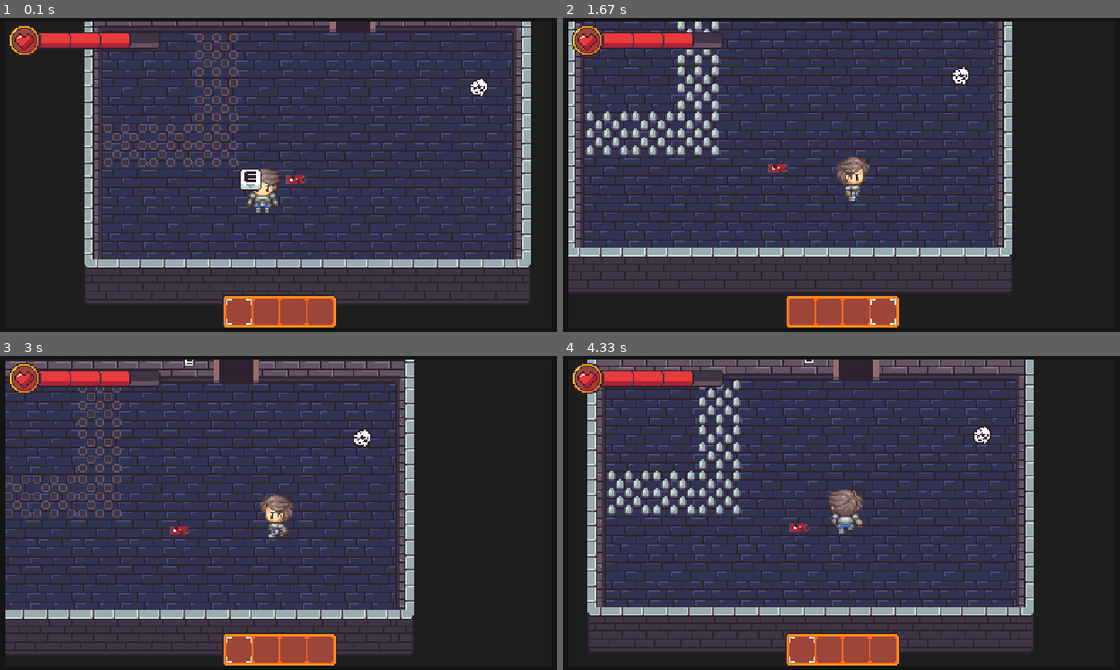
Above: before the commit, frames 1-4 (two rows, left to right).
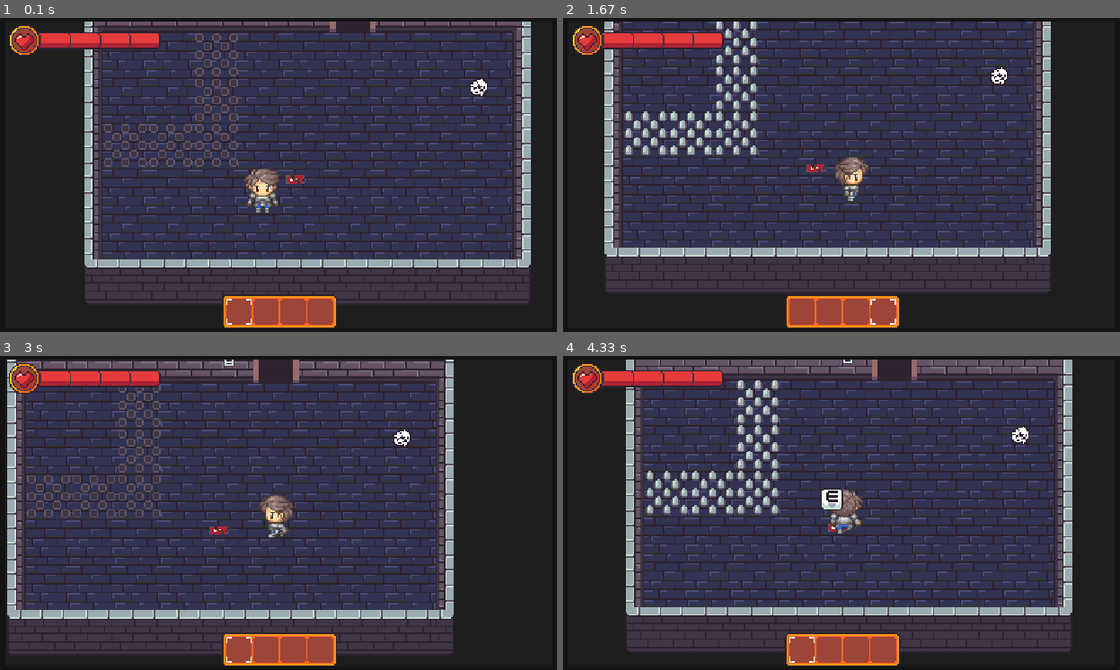
Above: after the commit, the same moments.

Repository: CyberSurge-Dev/PygameTesting
Game: pygame game, started from main.py
The game is run twice, just before and just after one commit, with the same random seed, the same clock (stepped at 60 frames per second) and the same inputs.
Inputs:
- Up to frame 1 (0.1 s): no input
- Up to frame 2 (1.67 s): hold I 0.33-0.8 s; hold D 0.33-0.8 s; hold I 0.83-1.3 s; hold D 0.83-1.3 s; tap 4 at 0.98 s; hold D from 1.33 s (still down)
- Up to frame 3 (3 s): release D at 1.8 s; hold W 1.83-2.13 s; tap 3 at 1.98 s; hold D 2.17-2.63 s; tap 4 at 2.32 s; hold A from 2.67 s (still down); tap 1 at 2.82 s
- Up to frame 4 (4.33 s): release A at 3.2 s; hold S 3.23-3.53 s; tap 3 at 3.38 s; hold A 3.57-3.97 s; tap 4 at 3.72 s; hold W from 4 s (still down); tap 1 at 4.15 s

The runs differ from the first frame. In frame 1, 0.5% of the frame differs, in the area x 23-47%, y 4-56%; in frame 2, 27%; in frame 3, 22%; in frame 4, 30%, in the area x 4-92%, y 1-94%.

Commit message:
Cleaned up the code a bit, added a screen tint for when menus are open, and started working on the new font renderer (WiP).

Diff:
--- a/data/rooms/hallway.json
+++ b/data/rooms/hallway.json
@@ -57,7 +57,7 @@
         "0;6" : {"id":"wall", "variant":8},
         "1;6" : {"id":"wall", "variant":9},
         "2;6" : {"id":"wall", "variant":9},
-        "3;6" : {"id":"wall", "variant":9},
+        "3;6" : {"id":"door", "variant":2, "meta": {"id":"0"}},
         "4;6" : {"id":"wall", "variant":9},
         "5;6" : {"id":"wall", "variant":9},
         "6;6" : {"id":"wall", "variant":9},
--- a/data/saves/test_save/rooms.json
+++ b/data/saves/test_save/rooms.json
@@ -8,6 +8,9 @@
         }
     },
     "1" : {
-        "room" : "hallway.json"
+        "room" : "hallway.json",
+        "doors" : {
+            "0" : "0"
+        }
     }
 }
--- a/main.py
+++ b/main.py
@@ -72,7 +72,7 @@
         self.scale = (self.sWidth / self.display.get_width(), self.sHeight / self.display.get_height())
         self.dPos = DisplayPositions((self.display.get_width(), self.display.get_height()))
 
-        self.gameManager = GameManager('data/saves/test_save', self.tilemap)
+        self.gameManager = GameManager('data/saves/test_save', self.tilemap, self)
         self.player = Player(self, (128, 128), (28, 28), self.gameManager)
 
         self.clock = pygame.time.Clock() # Create the game clock
--- a/scripts/assetMap.py
+++ b/scripts/assetMap.py
@@ -23,7 +23,7 @@
         'NaT' : Tile(load_image('tiles/not_a_tile.png')),
         'wall' : Tile(load_images('tiles/walls'), True),
         'floor' : Tile(load_images('tiles/floors')),
-        'note-wall' : InteractableTile(load_images('tiles/note_walls'), True, {}, show_text_box),
+        'note-wall' : InteractableTile(load_images('tiles/note_walls'), True, {}, show_text_box, collision_interactable=False),
         'door' : InteractableTile(load_images('tiles/doors'), False, {}, interactable=False, on_collision=set_room),
         'chest' : InteractableTile(load_images("tiles/")),
         'spikes' : InteractableTile(load_images('tiles/spikes'), False, {'tick':0, 'cooldown':0, 'spike-time':0, "damage":0, "offset":0}, interactable=False, on_collision=spike_damage, on_render=spike_tick, collision_interactable=False)
--- a/scripts/entities.py
+++ b/scripts/entities.py
@@ -33,6 +33,7 @@
         self.tilemap = self.game.tilemap
         self.exceptions = exceptions
         self.sprite = sprite # Can be a dictionary or just a pygame surface
+        self.stunned = False
 
         # Create a dictionary to store colisions, and velocity
         self.colisions = {
@@ -63,12 +64,14 @@
             'left': False,
             'right': False
         }
-
-        # Calculate movement for the frame
-        frame_movement = (
-            ((movement['right']-movement['left']) + self.velocity[0]) * self.multiplier,
-            ((movement['down']-movement['up']) + self.velocity[1]) * self.multiplier
-        )
+        if not self.stunned:
+            # Calculate movement for the frame
+            frame_movement = (
+                ((movement['right']-movement['left']) + self.velocity[0]) * self.multiplier,
+                ((movement['down']-movement['up']) + self.velocity[1]) * self.multiplier
+            )
+        else:
+            frame_movement = [0, 0]
 
         self.game.telemetry.add('movement[0]', frame_movement[0])
         self.game.telemetry.add('movement[1]', frame_movement[1])
@@ -167,7 +170,7 @@
                                              self.assetMap.gui['health-emblem'],
                                              self.assetMap.gui["empty-health-bar"],
                                              self.assetMap.gui['filled-health-bar'],
-                                             40, 29))
+                                             40, 40))
         self.health_bar = self.hud.menu_items['health-bar']
         self.inventory = self.hud.menu_items['inventory']
         self.inventory_open = False
@@ -185,11 +188,15 @@
         elif event.type == pygame.KEYDOWN:
             if event.key == self.game.keybinds['inventory']:
                 if self.inventory_open:
+                    self.hud.background_tint = False
+                    self.stunned = False
                     self.hud.unignore('itembar')
                     self.hud.ignore('inventory')
                     self.inventory_open = False
                 else:
+                    self.hud.background_tint = True
                     self.interaction = False
+                    self.stunned = True
                     self.hud.ignore('itembar')
                     self.hud.unignore('inventory')
                     self.inventory_open = True
@@ -204,13 +211,16 @@
         """Updates the player"""
         super().update(**movement)
         # Update currently held items attributes
-        inter = 0
         if self.itembar.items[self.itembar.slot_selected][0] != None:
             self.itembar.items[self.itembar.slot_selected][0].update()
         if self.tilemap.closest_interactable(self.pos) != None:
             self.interaction = True
         else:
             self.interaction = False
+        if self.health_bar.dead:
+            self.gameManager.set_room(0)
+            self.health_bar.health = self.health_bar.max_health
+            self.health_bar.dead = False
 
         self.tilemap.check_collisions(self.rect(), self)
 
--- a/scripts/guiElements.py
+++ b/scripts/guiElements.py
@@ -14,7 +14,7 @@
 import pygame
 
 # Internal imports
-from scripts.utils import blit
+from scripts.utils import blit, render_font
 
 # --------------------------------------------------------------------------------
 
@@ -171,7 +171,7 @@
     """Class to create a text-box on the screen"""
     def __init__(self, pos, scale, image, text, center=True):
         super().__init__(pos, (160, 40), scale, [], center)
-        self.font = pygame.font.Font('freesansbold.ttf', 10)
+        self.font = pygame.font.Font('freesansbold.ttf', 30)
         self.padding = 4
         self.text = []
         self.image = image
@@ -183,14 +183,14 @@
         if self.center:
             temp_pos = [self.center_pos[0]+self.padding, self.center_pos[1]+self.padding]
             for font in self.text:
-                blit(disp, font, (temp_pos[0], temp_pos[1]))
+                render_font(font, self.scale, temp_pos)
                 temp_pos[1] += self.font.get_height()
 
 class ClosableTextBox(MenuItem):
     """Class to create a text-box on the screen"""
     def __init__(self, pos, scale, box_image, button_image, text, center=True):
         super().__init__(pos, (box_image.get_width(), box_image.get_height()), scale, [pygame.MOUSEBUTTONDOWN], center)
-        self.font = pygame.font.Font('freesansbold.ttf', 8)
+        self.font = pygame.font.Font('freesansbold.ttf', 20)
         self.padding = 4
         self.image = box_image
         self.text = []
@@ -211,7 +211,7 @@
         if self.center:
             temp_pos = [self.center_pos[0]+self.padding, self.center_pos[1]+self.padding]
             for font in self.text:
-                blit(disp, font, (temp_pos[0], temp_pos[1]))
+                render_font(font, self.scale, temp_pos)
                 temp_pos[1] += self.font.get_height()
         self.button.render(disp)
 
@@ -382,6 +382,8 @@
                 self.damaged = False
             else:
                 self.tick += 1
+        if self.health <= 0:
+            self.dead = True
 
     def damage(self, damage_amount):
         if not self.damaged:
--- a/scripts/guiManager.py
+++ b/scripts/guiManager.py
@@ -10,15 +10,21 @@
 
 """
 # --------------------------------------------------------------------------------
+# External imports
+import pygame
+
 
 class GUIManager():
     """Class to manager all menu items"""
     def __init__(self):
         self.menu_items = {}
         self.ignore_events = []
+        self.background_tint = False
 
     def render(self, disp):
         """Render all menu items"""
+        if self.background_tint:
+            disp.fill((10, 10, 10, 250), special_flags=pygame.BLEND_SUB)
         for key, item in self.menu_items.items():
             if key not in self.ignore_events:
                 item.render(disp)
--- a/scripts/interactions.py
+++ b/scripts/interactions.py
@@ -58,22 +58,19 @@
 def spike_damage(tile, *args):
     if tile.collision_interactable:
         args[0].health_bar.damage(tile.meta['damage'])
-    args[0].game.telemetry.add(tile.pos, f"Variant: {tile.variant}, meta: {tile.meta}")
-
 
 def spike_tick(tile, disp, offset, tilesize, *args):
-    print("Spike_Tick", tile.pos)
     if tile.collision_interactable == False:
         if tile.meta['tick'] >= tile.meta['cooldown']:
             tile.meta['tick'] = 0
             tile.collision_interactable = True
             tile.variant = 1
-            print(tile, "Changed phase", tile.meta['tick'])
+
         else:
             tile.collision_interactable = False
             tile.meta['tick'] += 1
             tile.variant = 0
-            print(tile, "cooldown", tile.meta['tick'])
+
     elif tile.collision_interactable:
         if tile.meta['tick'] >= tile.meta['spike-time']:
             tile.meta['tick'] = 0
@@ -83,4 +80,3 @@
             tile.collision_interactable = True
             tile.meta['tick'] += 1
             tile.variant = 1
-            print(tile, "spikes", tile.meta['tick'])
--- a/scripts/newTilemap.py
+++ b/scripts/newTilemap.py
@@ -140,11 +140,15 @@
 
     def get_interactable_only_tiles_around(self, pos):
         """Returns a list of interactable tiles around pos"""
-        return [x for x in self.get_interactable_tiles_around(pos) if x.collision_interactable == False or x.interactable]
+        return [x for x in self.get_interactable_tiles_around(pos) if x.collision_interactable == False and x.interactable]
+
+    def get_select_interactable_tiles_around(self, pos):
+        """Returns a list of tiles that either have on_collision set to false, or interactable set to interactable set to true."""
+        return [x for x in self.get_interactable_tiles_around(pos) if x.collision_interactable == False and x.interactable]
 
     def get_collide_only_tiles_around(self, pos):
         """Returns a list of interactable tiles around pos that are collision only."""
-        return [x for x in self.get_interactable_tiles_around(pos) if type(x) == InteractableTile and x.interactable == False and x.collision_interactable]
+        return [x for x in self.get_interactable_tiles_around(pos) if type(x) == InteractableTile and x.interactable == False or x.collision_interactable]
 
     def get_collided_items(self, rect):
         """Returns a list of Item objects that collide with the passed in Rect"""
--- a/scripts/tilemap.py
+++ /dev/null
@@ -1,215 +0,0 @@
-# Created By: Zachary Hoover
-# Created Date: 9/21/2023
-# Version: 1.0
-# --------------------------------------------------------------------------------
-"""
-This program contains the Tilemap class, which is a manager for all tile related
-inquiries.
-
---+ Classes +--
-TileMap(game, tile_zise) - Class to manage the layout, and metadata of tiles displayed on the screen.
-
---+ Variables +--
-BASE_TILEMAP_PATH - Contains the base path were all rooms are stored.
-TILES_AROUND - Store the relative positions of all tiles around a central tile.
-
-"""
-# --------------------------------------------------------------------------------
-# External imports
-import pygame
-import json
-
-# Internal imports
-from scripts.utils import blit
-
-# --------------------------------------------------------------------------------
-
-BASE_TILEMAP_PATH = "data/rooms/"
-TILES_AROUND  = {
-    'top_left': (-1, -1),
-    'top_center': (0, -1),
-    'top_right': (1, -1),
-    'left': (-1, 0),
-    'center': (0, 0),
-    'right': (1, 0),
-    'bottom_left': (-1, 1),
-    'bottom_center': (0, 1),
-    'bottom_right': (1, 1)
-}
-
-class Tilemap():
-    """Class to manage Class to manage the layout, and metadata of tiles displayed on the screen."""
-
-    def __init__(self, game, tile_size):
-        """Initialize the Tilemap class"""
-        self.game = game
-        self.tile_size = tile_size
-        self.assetMap = self.game.assetMap
-
-        self.tilemap = {}
-
-    def load(self, path):
-        """Load tilemap from json file"""
-        level_file = open(BASE_TILEMAP_PATH + path,
-                          "r")  # open the JSON file for settings
-        level_data = json.load(level_file)  # Extract data from JSON as dictionary
-        level_file.close()  # Close JSON file
-
-        # Load tilemap as dictionary from JSON file, convert strings to tuples
-        self.tilemap = {tuple(int(v) for v in k.split(';')): v for k, v in level_data['tilemap'].items()}
-        self.interactable_tiles = dict(filter(lambda x: x[1]["interactable-type"] == 'tile', {tuple(int(v) for v in k.split(';')): v for k, v in level_data['interactables'].items()}.items()))
-        self.interactable_items = dict(filter(lambda x: x[1]["interactable-type"] == 'item', {tuple(int(v) for v in k.split(';')): v for k, v in level_data['interactables'].items()}.items()))
-        self.maxx = max([x[0] for x in self.tilemap])
-        self.maxy = max([y[1] for y in self.tilemap])
-        print(self.maxx)
-        print(self.maxy)
-        self.decor = {tuple(int(v) for v in k.split(';')): v for k, v in level_data['decor'].items()}
-        self.doors = {tuple(int(v) for v in k.split(';')): v for k, v in level_data['doors'].items()}
-        for pos, door in self.doors.items():
-            self.tilemap[pos] = door
-
-    def get_tile(self, pos):
-        return self.tilemap.get(pos, None)
-
-    def tiles_arround(self, pos, exceptions = []):
-        """Returns a dictionary of the tiles that are around a position"""
-        tiles = {}
-        # adjust pos to tilemap
-        pos = (int(pos[0] // self.tile_size), int(pos[1] // self.tile_size))
-        # Check each tile around the posiyion
-
-        for txt, Tpos in TILES_AROUND.items():
-            # Get tile from tilemap
-            tile = self.get_tile((pos[0]+Tpos[0], pos[1]+Tpos[1]))
-            if tile != None:
-                # Get the tiledata from assetMap
-                tile = self.assetMap.tiles.get(tile.get('id'))
-                # add tile position key
-                tile['pos'] = (pos[0]+Tpos[0], pos[1]+Tpos[1])
-
-            # Check for how the tile should be added to the dictionary
-            if tile not in exceptions and tile != None:
-                tiles[txt] = tile.copy()
-            else:
-                tiles[txt] = None
-
-        return tiles
-
-    def get_rects_around(self, pos, exceptions = []):
-        """Returns a dictionary of the positions of the surrounding solid tiles"""
-        tiles = {}
-        for txt, tile in self.tiles_arround(pos, exceptions).items():
-            if tile != None and tile.get('type') == 'solid':
-                # self.game.telemetry.add(txt, self.tiles_arround(pos, exceptions)[txt]['pos'])
-                tiles[txt] = pygame.Rect(
-                    # Rect position
-                    tile['pos'][0] * self.tile_size,
-                    tile['pos'][1] * self.tile_size,
-                    # Rect size
-                    self.tile_size,
-                    self.tile_size
-                )
-                # self.game.telemetry.add(txt, (tiles[txt].x, tiles[txt].y))
-            else:
-                tiles[txt] = None
-        return tiles
-
-    def get_interactable_tiles(self, pos, exceptions = []):
-        """Returns a matrix of surrounding interactable tiles"""
-        tiles = {}
-        # adjust pos to tilemap
-        pos = (int(pos[0] // self.tile_size), int(pos[1] // self.tile_size))
-        # Check each tile around the posiyion
-
-        for txt, Tpos in TILES_AROUND.items():
-            # Get tile from tilemap
-            temp = self.interactable_tiles.get((pos[0]+Tpos[0], pos[1]+Tpos[1]), None)
-            if temp != None:
-                # Get the tiledata from assetMap
-                tile = self.assetMap.tiles.get(temp.get('id'))
-
-                # add tile position key
-                tile['pos'] = (pos[0]+Tpos[0], pos[1]+Tpos[1])
-                for key in temp:
-                    tile[key] = temp[key]
-
-            # Check for how the tile should be added to the dictionary
-            if temp not in exceptions and temp != None:
-                tiles[txt] = tile.copy()
-            else:
-                tiles[txt] = None
-
-        self.game.telemetry.add("Interactable tiles", tiles)
-        return tiles
-
-    def get_doors_around(self, pos, exceptions = []):
-        """Returns a matrix of surrounding interactable tiles"""
-        tiles = {}
-        # adjust pos to tilemap
-        pos = (int(pos[0] // self.tile_size), int(pos[1] // self.tile_size))
-        # Check each tile around the posiyion
-
-        for txt, Tpos in TILES_AROUND.items():
-            # Get tile from tilemap
-            temp = self.doors.get((pos[0]+Tpos[0], pos[1]+Tpos[1]), None)
-            if temp != None:
-                # Get the tiledata from assetMap
-                tile = self.assetMap.tiles.get(temp.get('id'))
-
-                # add tile position key
-                tile['pos'] = (pos[0]+Tpos[0], pos[1]+Tpos[1])
-                for key in temp:
-                    tile[key] = temp[key]
-
-            # Check for how the tile should be added to the dictionary
-            if temp not in exceptions and temp != None:
-                tiles[txt] = tile.copy()
-            else:
-                tiles[txt] = None
-
-        self.game.telemetry.add("Interactable tiles", tiles)
-        return tiles
-
-    def get_collided_doors(self, player_pos):
-        ret_doors = []
-        for pos, door in self.doors.items():
-            if pygame.Rect(pos[0]*self.tile_size-4, pos[1]*self.tile_size-4, self.tile_size+4, self.tile_size+4).colliderect(pygame.Rect(player_pos[0], player_pos[1], self.tile_size, self.tile_size)):
-                for key, value in self.assetMap.tiles[door['id']].items():
-                    door[key] = [value]
-                ret_doors.append(door)
-        return ret_doors
-
-    def get_interactable_items(self, rect, exceptions = []):
-        """Returns a list of interactable items"""
-        items = []
-        for pos, item in self.interactable_items.items():
-            item_rect = pygame.Rect(pos[0]*self.tile_size, pos[1]*self.tile_size, self.assetMap.items[item['id']].icon.get_width(), self.assetMap.items[item['id']].icon.get_height())
-            if rect.colliderect(item_rect):
-                items.append((item_rect, item))
-
-        self.game.telemetry.add("Interactable items", items)
-        return items
-
-    def render(self, disp, offset=(0, 0)):
-        # Render each tile in the Tilemap
-        for x in range(offset[0] // self.tile_size, (offset[0] + self.game.display.get_width()) // self.tile_size + 1):
-            for y in range(offset[1] // self.tile_size, (offset[1] + self.game.display.get_height()) // self.tile_size + 1):
-                loc = (x, y)
-                if loc in self.tilemap:
-                    tile = self.tilemap[loc]
-                    blit(disp, self.assetMap.tiles[tile['id']]['variants'][tile['variant']], (loc[0] * self.tile_size - offset[0], loc[1] * self.tile_size - offset[1]))
-        # Render decor and other objects onto tilemap
-        for x in range(offset[0] // self.tile_size, (offset[0] + self.game.display.get_width()) // self.tile_size + 1):
-            for y in range(offset[1] // self.tile_size, (offset[1] + self.game.display.get_height()) // self.tile_size + 1):
-                loc = (x, y)
-                if loc in self.interactable_items:
-                    tile = self.interactable_items[loc]
-                    blit(disp, self.assetMap.items[tile['id']].icon,  (loc[0] * self.tile_size - offset[0], loc[1] * self.tile_size - offset[1]))
-                if loc in self.decor:
-                    tile = self.decor[loc]
-                    blit(disp, self.assetMap.decor[tile['id']]['variants'][tile['variant']],  (loc[0] * self.tile_size - offset[0], loc[1] * self.tile_size - offset[1]))
-                if loc in self.interactable_tiles:
-                    tile = self.interactable_tiles[loc]
-                    blit(disp, self.assetMap.tiles[tile['id']]['variants'][tile['variant']], (loc[0] * self.tile_size - offset[0], loc[1] * self.tile_size - offset[1]))
-                    if self.assetMap.tiles[tile['id']].get('onRender', None) != None:
-                        self.assetMap.tiles[tile['id']]['onRender'](disp, offset, self.game, loc)
--- a/scripts/utils.py
+++ b/scripts/utils.py
@@ -33,14 +33,17 @@
 # Global variables
 BASE_IMAGE_PATH = "data/images/"
 clear = lambda: os.system('clear' if os.name == 'posix' else 'cls')
-
+screen = None
 # --------------------------------------------------------------------------------
 
 
 class GameManager():
     """The game manager class is used to manage and load save files."""
-    def __init__(self, save_file, tilemap):
+    def __init__(self, save_file, tilemap, game):
         """Initialize GameManager variables"""
+        global screen
+        screen = game.screen
+
         self.tilemap = tilemap
         with open(save_file+'/rooms.json') as f:
             self.rooms = {int(k): v for k, v in json.load(f).items()}
@@ -52,6 +55,7 @@
 
     def set_room_from_id(self, door_id):
         self.tilemap.load(self.rooms[ int(self.rooms[self.current_room]['doors'][str(door_id)]) ] ['room'])
+        self.current_room = int(self.rooms[self.current_room]['doors'][str(door_id)])
 
 class Settings():
 
@@ -74,6 +78,7 @@
             self.screen_size = (self.settings_data['display']['resolution'][0],
                                 self.settings_data['display']['resolution'][1]
                                 )  # Set screen to size from settings.json
+
 
         # Assign keybinds from settings
         self.keybinds = {}  # Create an empty dictionary for keybinds
@@ -156,6 +161,12 @@
     else:
         surface.blit(image, pos)
 
+def render_font(font, scale, pos):
+    """Poorly made hack to fix the low resolution font rendering"""
+    print(screen)
+    print((pos[0]*scale[0], pos[1]*scale[1]))
+    blit()
+    blit(screen, font, (pos[0]/scale[0], pos[1]/scale[1]))
 
 def load_images(path):
     """Loads all images in given path and returns them as a list of pygame surface objects (can also be Animation objects)."""
Binary file added: data/images/gui/game_over/game_over_text.png
Binary file added: data/images/gui/game_over/respawn_button.png
